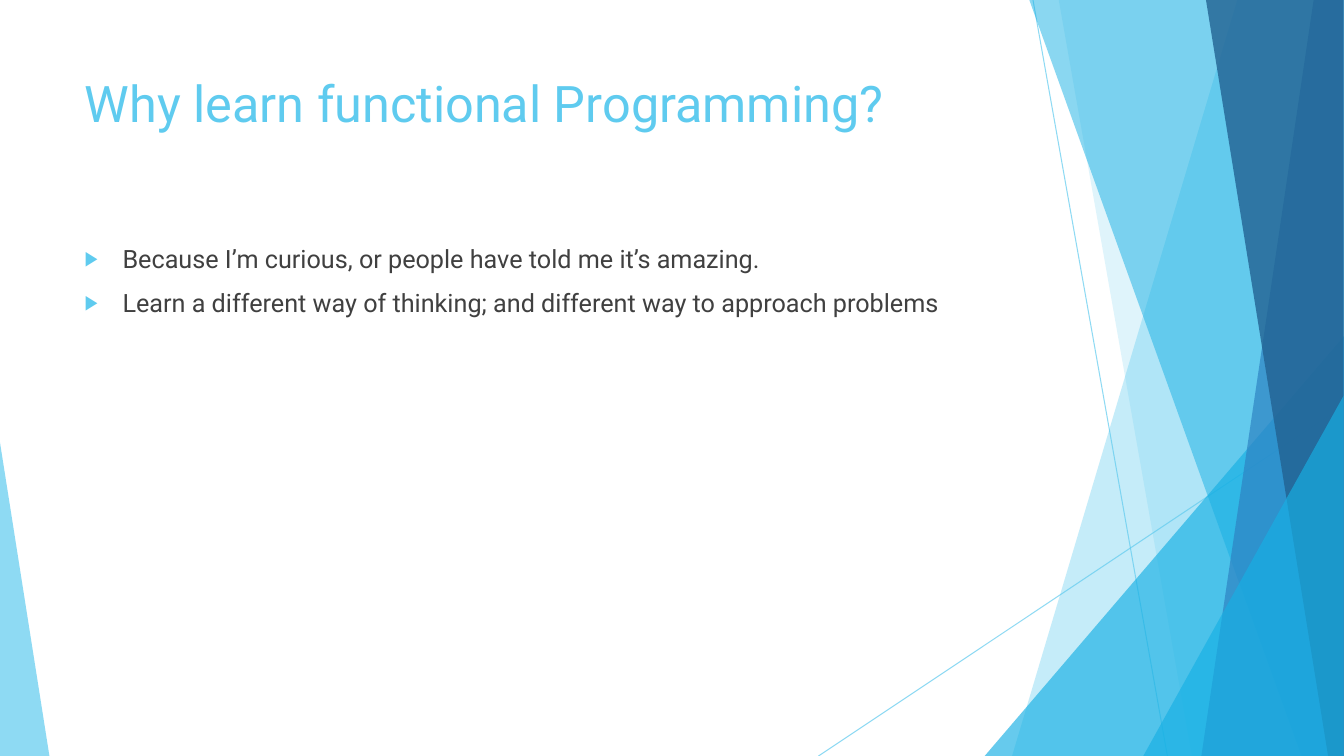
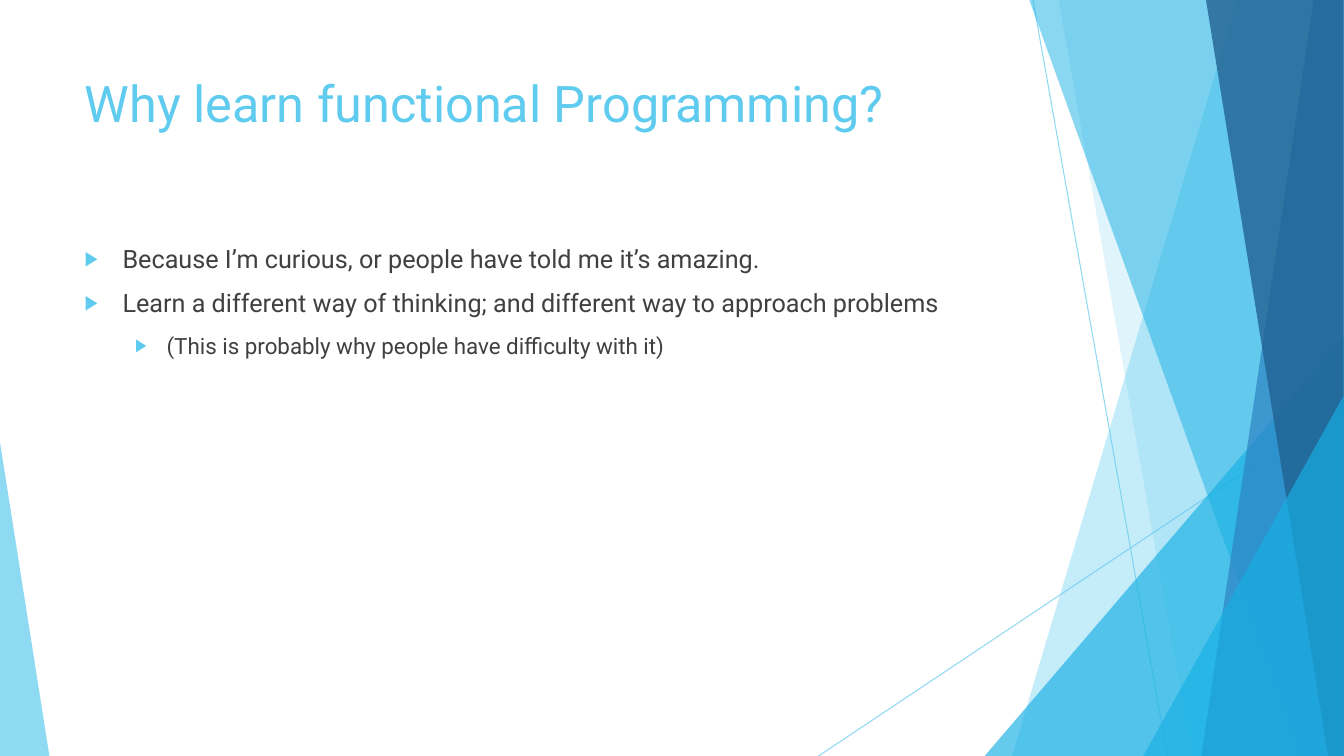
Before and after one commit to j1ebbinflow/FuncCourse, a slide deck: slide 16 of Topics/00 - Start the Func/Functional First Programming with F#.pptx (slide 14 before the commit). Drawn at 1344x756 pixels with LibreOffice and Linux fonts; fonts in the diff are those of the drawing. Boxes give left, top, right and bottom in pixels: in the first picture for what was removed or moved away, otherwise in the second. Text is boxed around its words. In the diff, an @@ line names an element or a change of style, - is before the commit and + after.

```diff
--- a/Topics/00 - Start the Func/Functional First Programming with F#.pptx
+++ b/Topics/00 - Start the Func/Functional First Programming with F#.pptx
@@ text at [167, 336, 664, 359]: paragraph added @@
+  ▶ (This is probably why people have difficulty with it)
```
Also in this commit, not shown: 3 other slides changed, 2 slides added.
